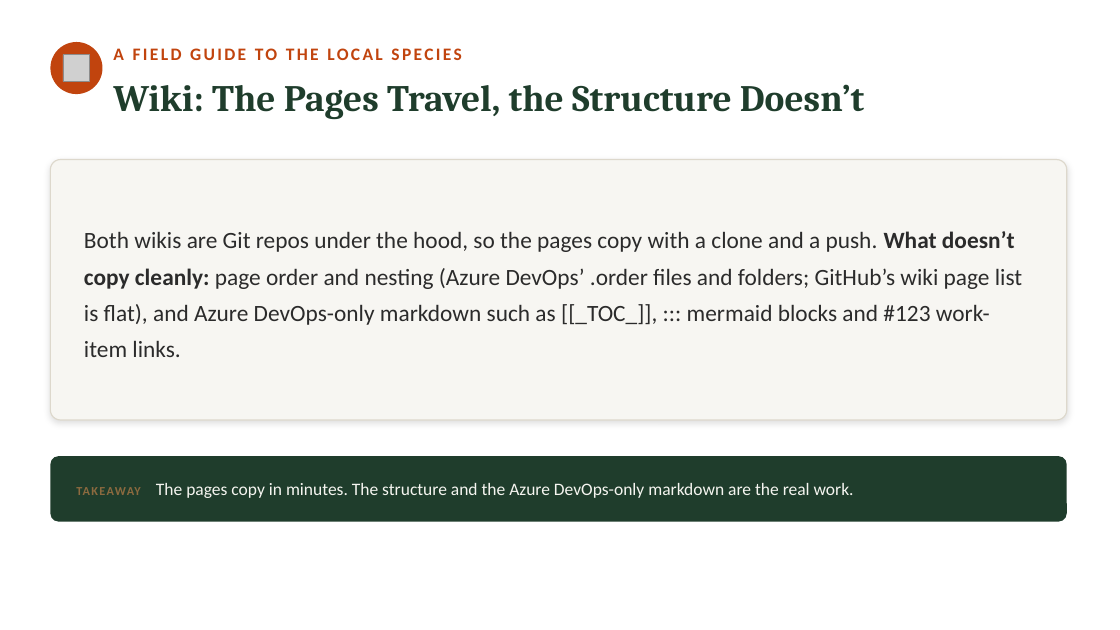
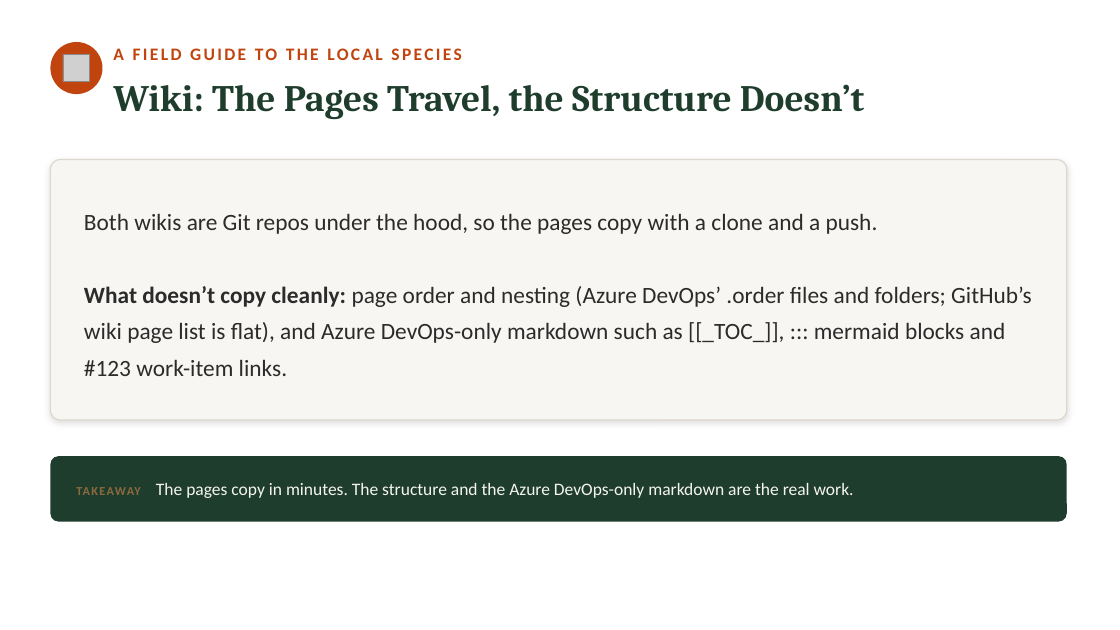
Before and after one commit to neumann1990/Azure_DevOps_To_GitHub, a slide deck: slide 11 of presentation/azure-devops-to-github-the-great-migration-FULL-DECK.pptx. Drawn at 1120x630 pixels with LibreOffice and Linux fonts; fonts in the diff are those of the drawing; grey boxes stand for pictures. Boxes give left, top, right and bottom in pixels: in the first picture for what was removed or moved away, otherwise in the second. Text is boxed around its words. In the diff, an @@ line names an element or a change of style, - is before the commit and + after.

Commit message:
Minor presentation change

```diff
--- a/presentation/azure-devops-to-github-the-great-migration-FULL-DECK.pptx
+++ b/presentation/azure-devops-to-github-the-great-migration-FULL-DECK.pptx
@@ text at [84,213,1032,376]: text changed @@
-Both wikis are Git repos under the hood, so the pages copy with a clone and a push. What doesn’t copy cleanly: page order and nesting (Azure DevOps’ .order files and folders; GitHub’s wiki page list is flat), and Azure DevOps-only markdown such as [[_TOC_]], ::: mermaid blocks and #123 work-item links.
+Both wikis are Git repos under the hood, so the pages copy with a clone and a push.
+What doesn’t copy cleanly: page order and nesting (Azure DevOps’ .order files and folders; GitHub’s wiki page list is flat), and Azure DevOps-only markdown such as [[_TOC_]], ::: mermaid blocks and #123 work-item links.
```
Also in this commit, not shown: 1 other slide changed.
